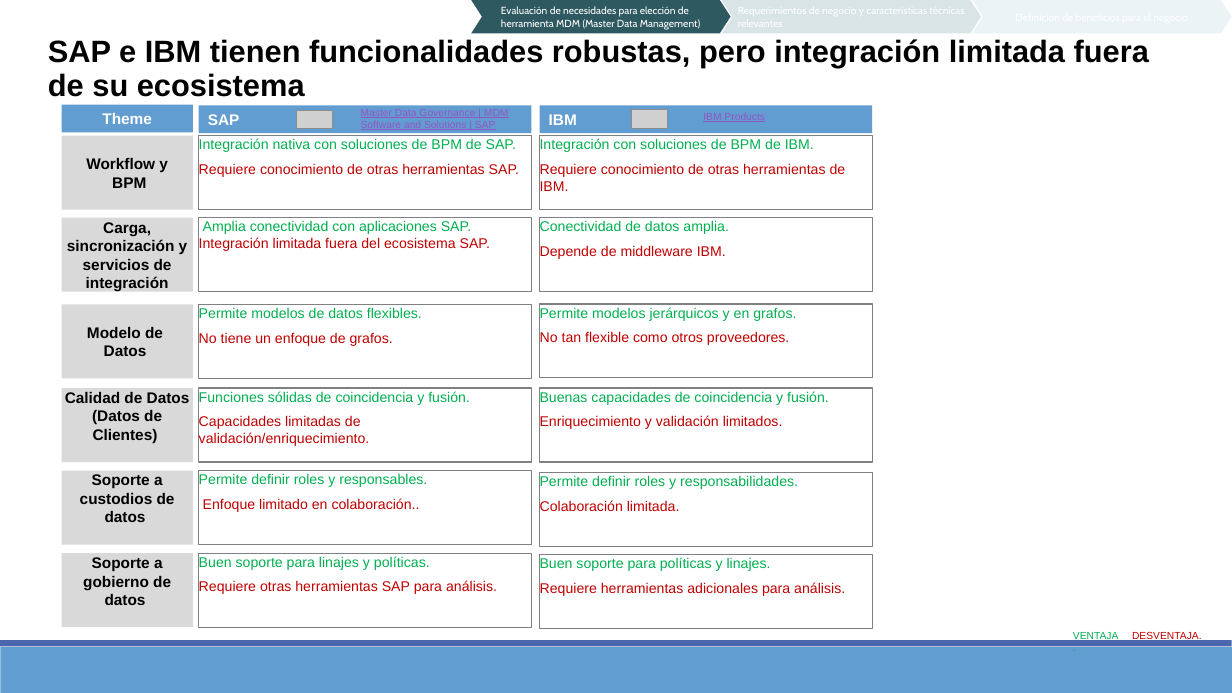
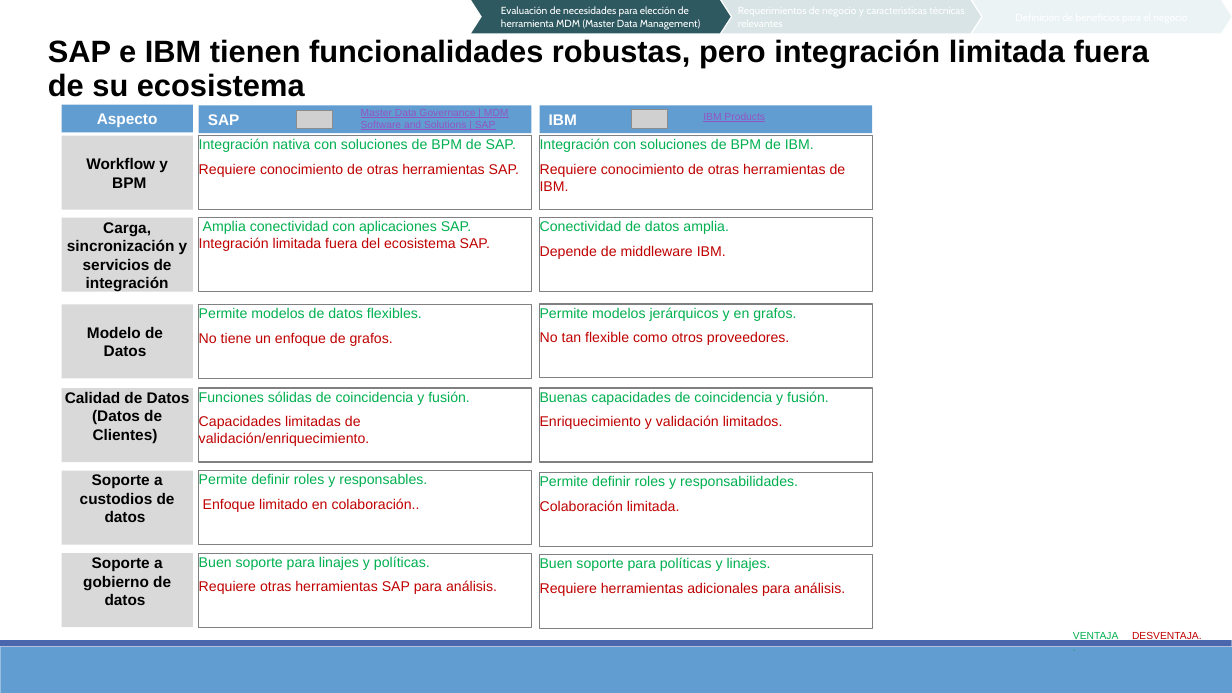
Before and after one commit to Sergio-Ibarra-1795/Diplomado_UNAM_DC_Full_gitHub, a slide deck: slide 5 of Mod10_Implementacion_programa_gobiermo_datos.pptx. Drawn at 1232x693 pixels with LibreOffice and Linux fonts; fonts in the diff are those of the drawing; grey boxes stand for pictures. Boxes give left, top, right and bottom in pixels: in the first picture for what was removed or moved away, otherwise in the second. Text is boxed around its words. In the diff, an @@ line names an element or a change of style, - is before the commit and + after.

```diff
--- a/Mod10_Implementacion_programa_gobiermo_datos.pptx
+++ b/Mod10_Implementacion_programa_gobiermo_datos.pptx
@@ text in rectangle at [97, 113, 158, 127]: text changed @@
-Theme
+Aspecto
```
Also in this commit, not shown: 6 other slides changed, 1 slide added, 1 other file.
